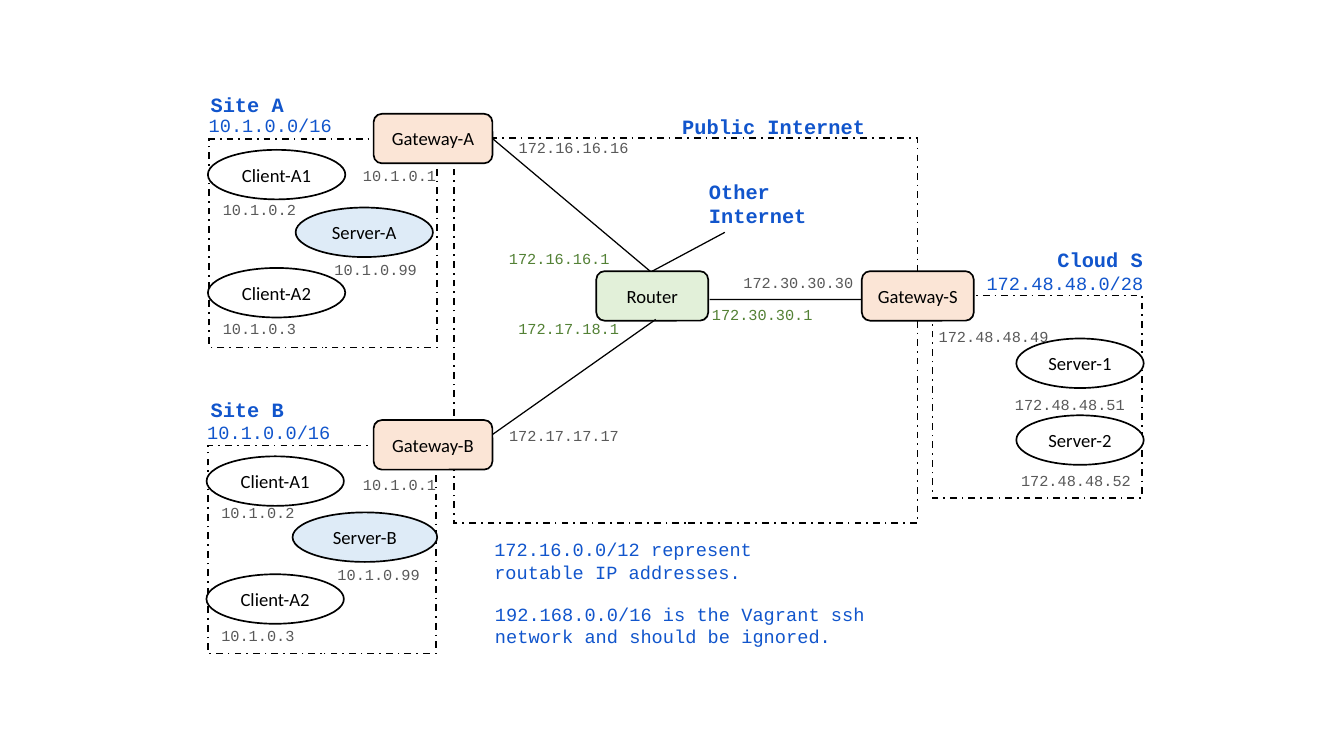
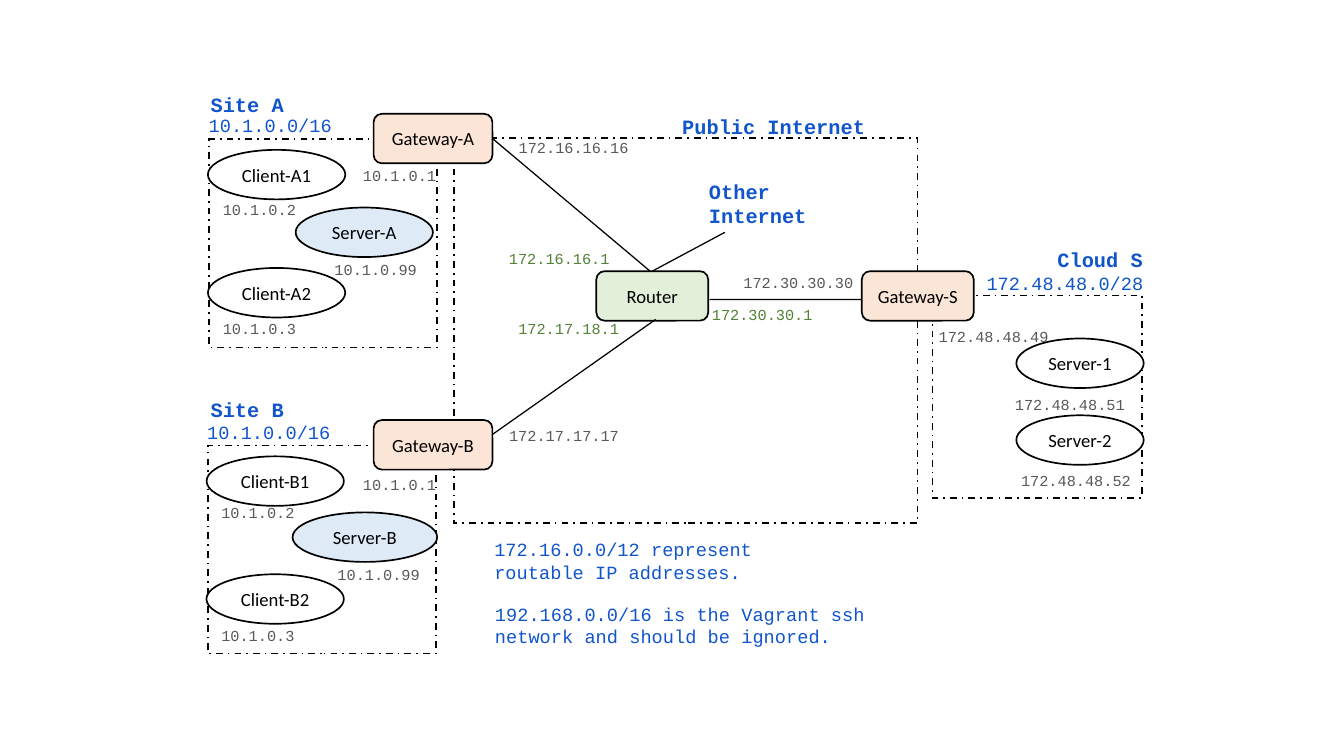
Before and after one commit to tuomaura/cs-e4300_testbed, a slide deck: slide 1 of img/setup.odp. Drawn at 1344x756 pixels with LibreOffice and Linux fonts; fonts in the diff are those of the drawing. Boxes give left, top, right and bottom in pixels: in the first picture for what was removed or moved away, otherwise in the second. Text is boxed around its words. In the diff, an @@ line names an element or a change of style, - is before the commit and + after.

```diff
--- a/img/setup.odp
+++ b/img/setup.odp
@@ text in ellipse at <box>241,475,309,488</box>: text changed @@
-Client-A1
+Client-B1
@@ text in ellipse at <box>241,593,309,606</box>: text changed @@
-Client-A2
+Client-B2
```
Also in this commit, not shown: 3 other files.
